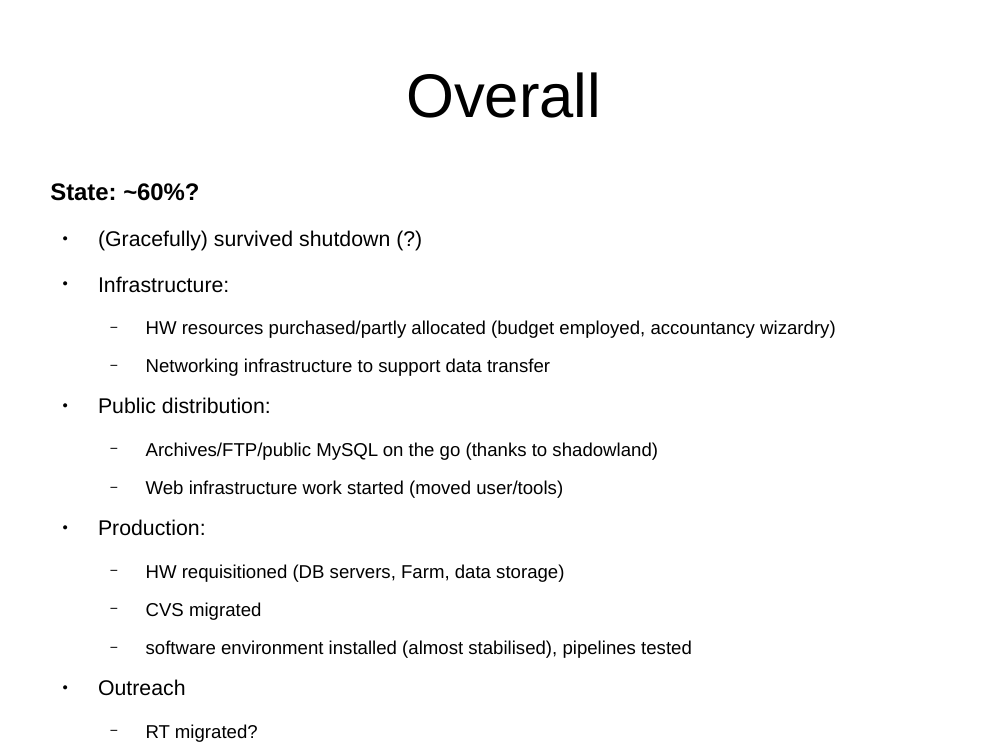
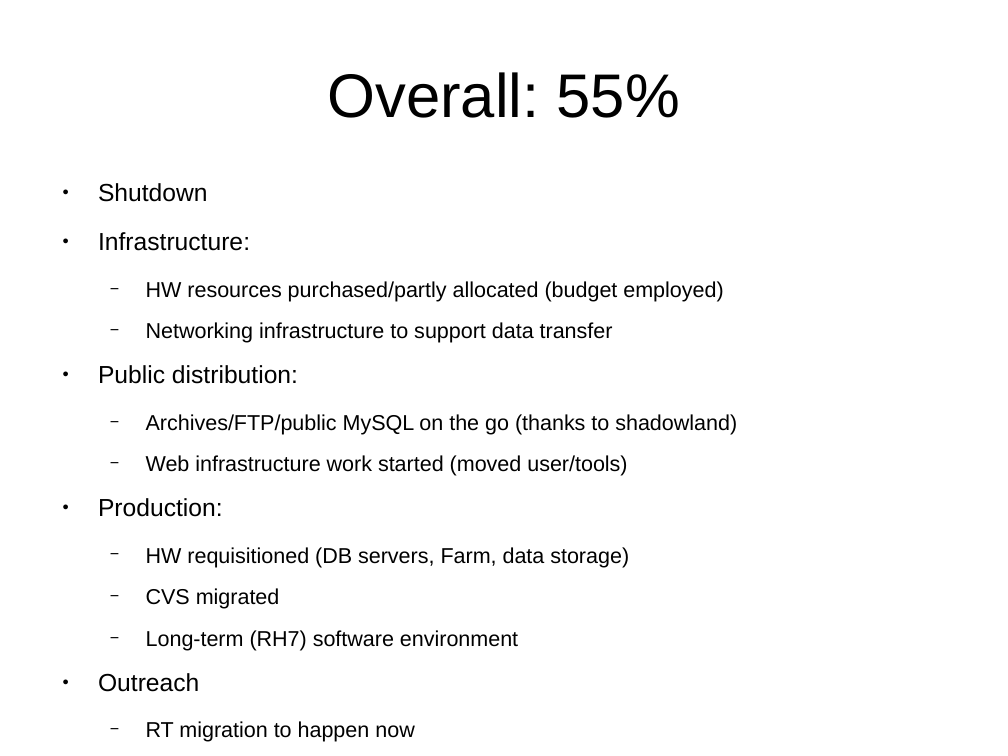
Before and after one commit to avullo/ensembl-migration-pm, a slide deck: slide 35 of data-review-10-16/talk.odp (slide 33 before the commit). Drawn at 1008x756 pixels with LibreOffice and Linux fonts; fonts in the diff are those of the drawing; background and template pictures are left out. Boxes give left, top, right and bottom in pixels: in the first picture for what was removed or moved away, otherwise in the second. Text is boxed around its words. In the diff, an @@ line names an element or a change of style, - is before the commit and + after.

```diff
--- a/data-review-10-16/talk.odp
+++ b/data-review-10-16/talk.odp
@@ title at (327,72,680,118): text changed @@
-Overall
+Overall: 55%
@@ text at (98,183,208,202): text changed; size 15.2 to 17.6 pt @@
-State: ~60%?
-● (Gracefully) survived shutdown (?)
+● Shutdown
@@ text at (98,232,737,692): size 15.2 to 17.6 pt in "Infrastructure:", "Public distribution:", "Production:", "Outreach"; size 13.3 to 15.4 pt in "Networking infrastructure to support data transfer", "Archives/FTP/public MySQL on the go (thanks to ...", "Web infrastructure work started (moved user/tools)", "HW requisitioned (DB servers, Farm, data storage)" and 1 more places @@
@@ text at (146,281,723,302): text changed; size 13.3 to 15.4 pt @@
-  − HW resources purchased/partly allocated (budget employed, accountancy wizardry)
+  − HW resources purchased/partly allocated (budget employed)
@@ text at (146,630,518,651): text changed; size 13.3 to 15.4 pt @@
-  − software environment installed (almost stabilised), pipelines tested
+  − Long-term (RH7) software environment
@@ text at (146,721,414,742): text changed; size 13.3 to 15.4 pt @@
-  − RT migrated?
+  − RT migration to happen now
```
Also in this commit, not shown: 16 other slides changed, 6 slides added, 4 slides removed, 11 other files.
